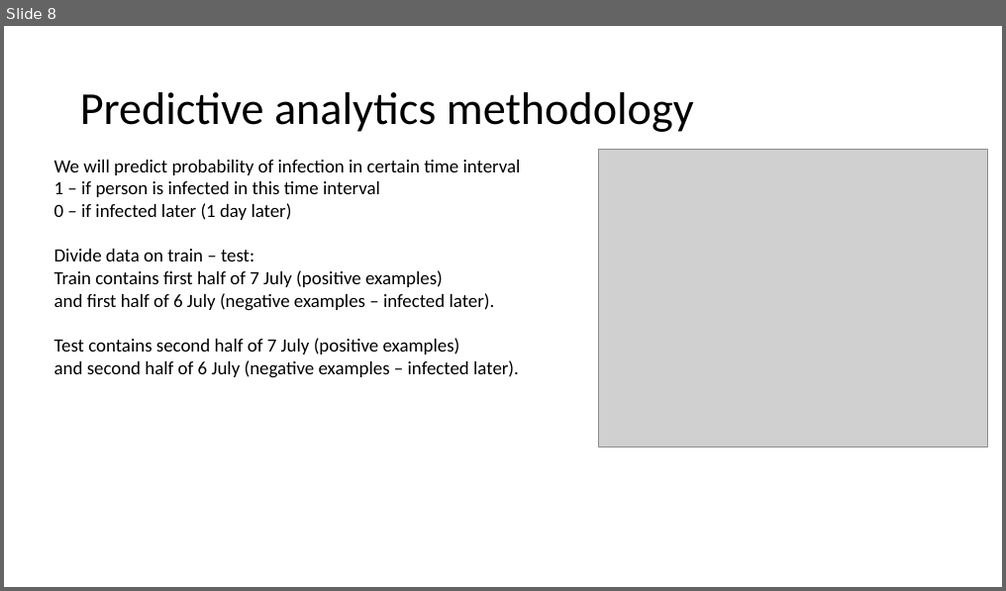
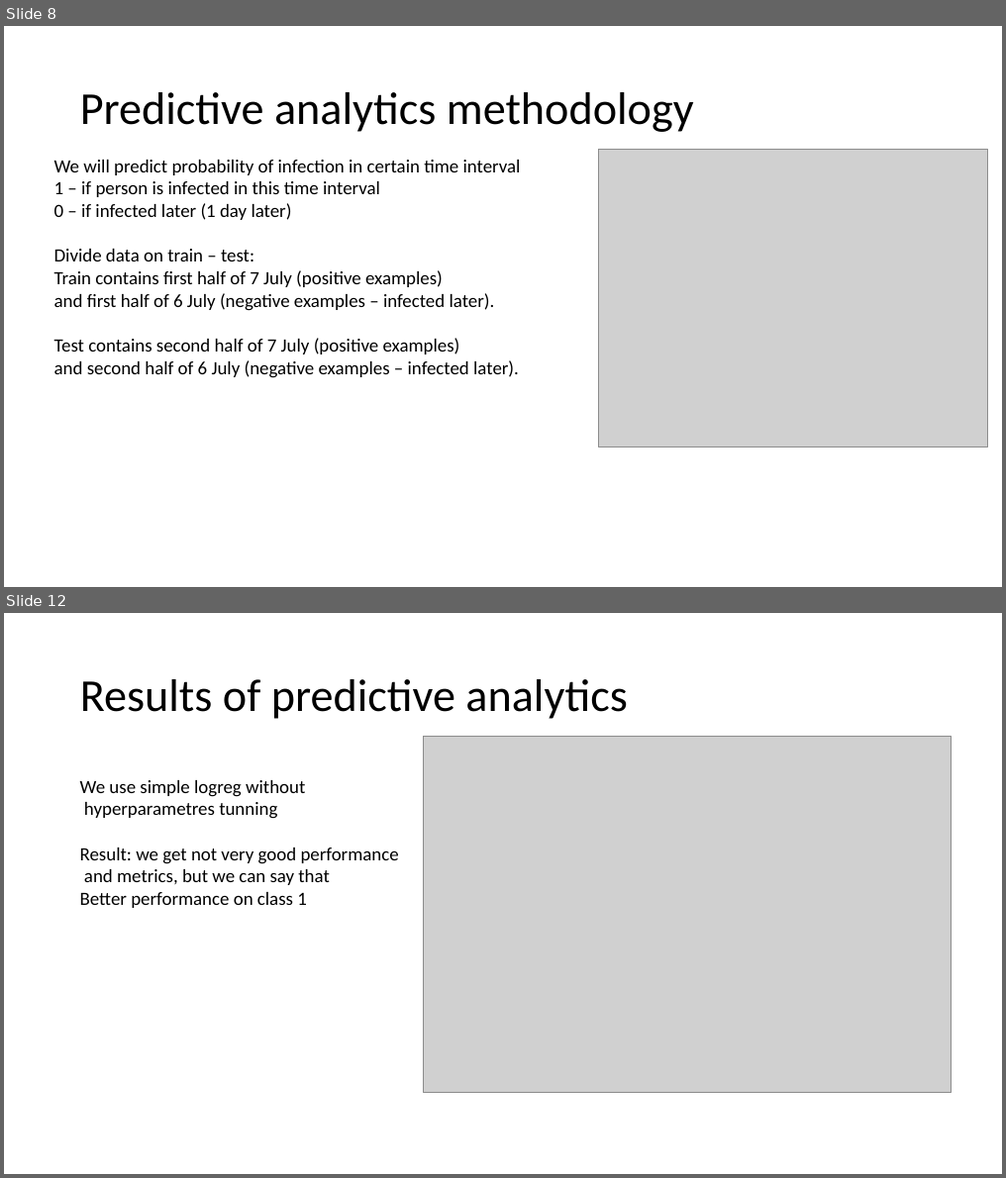
Before and after one commit to goshasty/rumor_analyze, a slide deck: Report.pptx. Shown one above the other, each under a label of ours: slide 8 before the commit, slides 8 and 12 after it; the slides between them are not shown. The pictures are 1006x591 and 1006x1178 pixels, drawn with LibreOffice and Linux fonts; fonts in the diff are those of the drawing; grey boxes stand for pictures. Boxes give left, top, right and bottom in pixels: in the first picture for what was removed or moved away, otherwise in the second. Text is boxed around its words. In the diff, an @@ line names an element or a change of style, - is before the commit and + after.

```diff
--- a/Report.pptx
+++ b/Report.pptx
@@ slide 12 added at (4,613,1002,1174), background #FFFFFF @@
@@ title added at (80,679,627,719), 44 pt, text #000000 @@
+Results of predictive analytics
@@ picture added at (423,737,951,1093) @@
@@ text added at (80,780,399,908), 18 pt, text #000000 @@
+We use simple logreg without
+hyperparametres tunning
+Result: we get not very good performance
+and metrics, but we can say that
+Better performance on class 1
```
Also in this commit, not shown: 2 slides changed, 2 other slides added.
